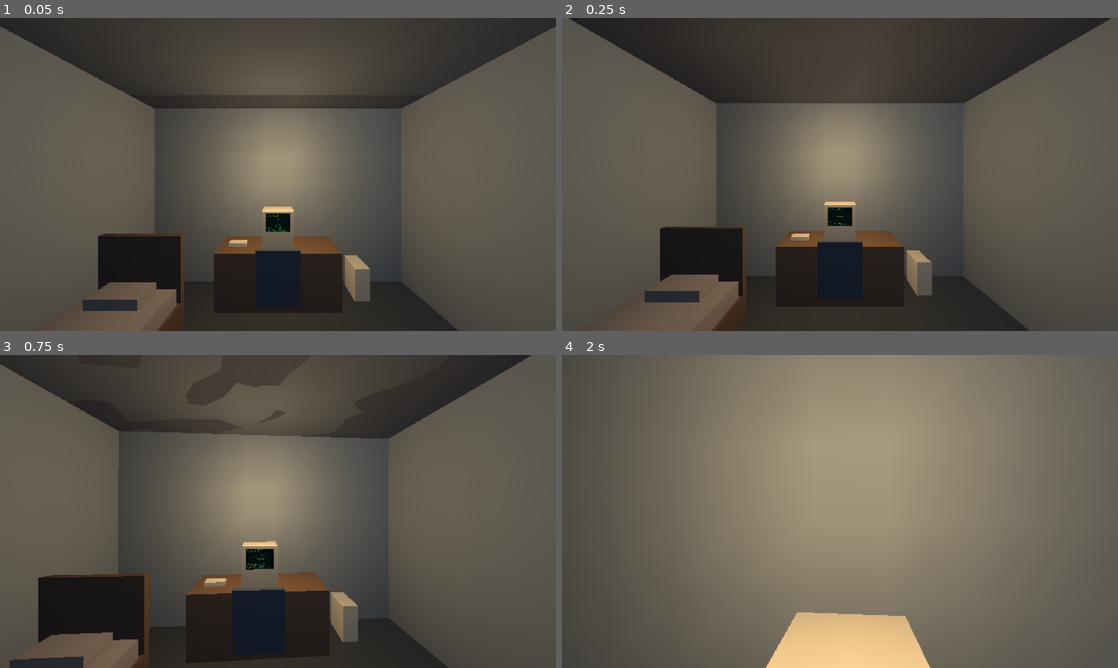
Above: before the commit, frames 1-4 (two rows, left to right).
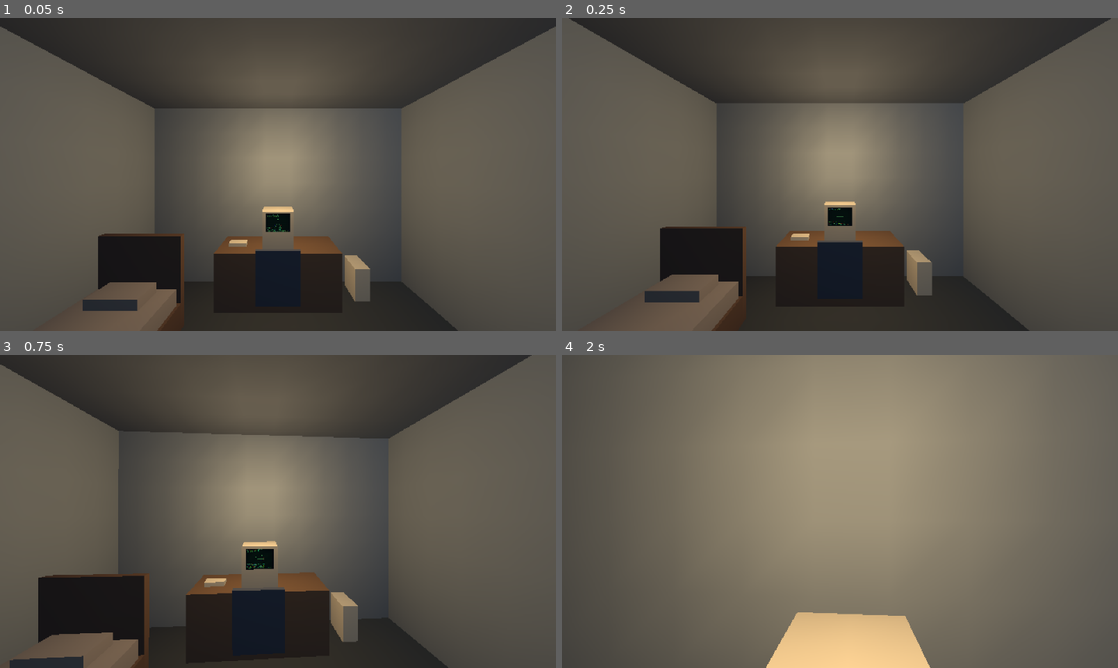
Above: after the commit, the same moments.

Repository: fcport/astrochills-gd-3d
Game: Godot game, scene res://main.tscn
Same seed, same stepped clock (60 frames per second), same inputs: the game is played once before the commit and once after it.
Inputs (mouse positions are in pixels of both pictures, inside the frame that each line leads up to):
- Up to frame 1 (0.05 s): no input
- Up to frame 2 (0.25 s): no input
- Up to frame 3 (0.75 s): tap Enter (imaging_start) at 0.5 s; move the mouse to (305, 511) at 0.52 s; hold W (move_forward) from 0.53 s (still down); hold B (bbs_open) from 0.53 s (still down); click (305, 511) at 0.67 s
- Up to frame 4 (2 s): keep holding W (move_forward); move the mouse to (812, 511) at 1.27 s; release B (bbs_open) at 1.28 s; tap Left (imaging_dec) at 1.35 s

The runs differ from the first frame. In frame 1, less than 0.1% of the frame differs, in the area x 25-76%, y 24-28%; in frame 2, 0.9%, in the area x 2-77%, y 1-24%; in frame 3, 0.2%; in frame 4, nothing differs.

Commit message:
Il tetto appoggia sui soffitti, non ci affonda dentro
Federico, giocando: «sul tetto c'e' una maculazione strana che si muove come
io mi muovo». Che si muova con l'osservatore e' la firma dello z-fighting, e
infatti era aritmetica:

  soffitto stanza computer  centro y=2,875  spess. 0,15  ->  da 2,80 a 2,95
  tetto dell'edificio       centro y=2,95   spess. 0,30  ->  da 2,80 a 3,10

Le due facce inferiori stavano entrambe a y=2,80 esatti. E il tetto (7,7 x 8,7
a x=1,5 z=-1,6) copre per intero i soffitti di stanza computer, atrio e cucina:
la maculazione era su tutto il piano di sopra della casa.

RoofBuilding va a y=3,10: faccia inferiore a 2,95, che e' la faccia SUPERIORE
dei soffitti (lastre 0,15 centrate a 2,875) e la cima dei muri (alti 2,8).
Adesso appoggia.

Verificato guardando, come vuole la regola: tre inquadrature prima e tre dopo,
piu' un controllo della giunzione atrio/cucina a z=-2,65 per escludere una
fessura sul cielo. Le bande dure sono sparite, al loro posto la sfumatura
continua della luce.

Stessa famiglia della cucina finita dentro la stanza del computer, ed e' il
caso piu' puro: computer_room.tscn ed exterior.tscn erano corretti ciascuno
per conto suo, e il difetto viveva nella somma. Due superfici che non si
compenetrano sono una proprieta' dello SPAZIO, non di un file.

Diff:
--- a/world/rooms/exterior.tscn
+++ b/world/rooms/exterior.tscn
@@ -122,8 +122,16 @@
 ; a z = -2,75 perche' la cucina era finita dentro la stanza computer e da fuori non
 ; c'era niente da coprire. Adesso la cucina sta davvero a nord (z fino a -5,80) e il
 ; tetto la segue: z∈[-5,95, 2,75], profondita' 8,7.
+; Il tetto APPOGGIA sulle lastre di soffitto, non ci affonda dentro. y=3,10 con
+; spessore 0,30 -> faccia inferiore a 2,95, che e' esattamente la faccia SUPERIORE dei
+; soffitti (lastre 0,15 centrate a 2,875, da 2,80 a 2,95) e la cima dei muri (alti 2,8).
+; ERA a 2,95: faccia inferiore a 2,80, cioe' COMPLANARE con la faccia inferiore dei
+; soffitti. Due superfici nello stesso piano, e da dentro la stanza si vedeva la
+; maculazione mobile dello z-fighting su tutto il soffitto — segnalata guardando, il
+; 2026-08-24. Nessun controllo statico poteva vederla: i due file erano corretti
+; ciascuno per conto suo, e il difetto viveva nella somma.
 [node name="RoofBuilding" type="MeshInstance3D" parent="."]
-transform = Transform3D(1, 0, 0, 0, 1, 0, 0, 0, 1, 1.5, 2.95, -1.6)
+transform = Transform3D(1, 0, 0, 0, 1, 0, 0, 0, 1, 1.5, 3.1, -1.6)
 material_override = SubResource("MatRoof")
 mesh = SubResource("BoxRoof")
 
Not shown, changed: _bmad-output/implementation-artifacts/deferred-work.md
